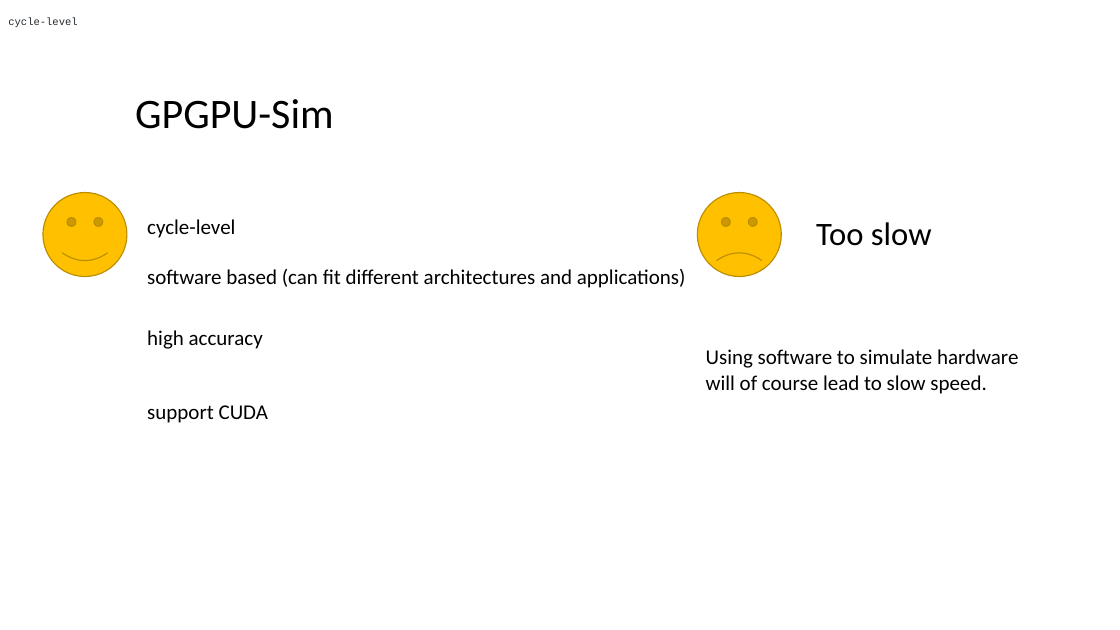
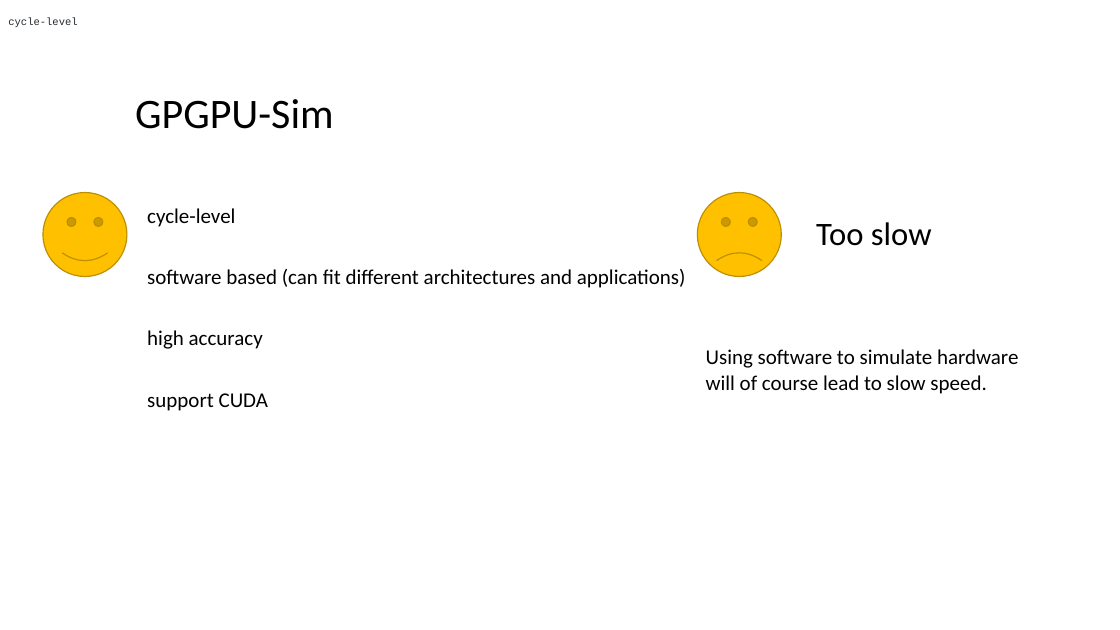
Before and after one commit to shenzongyi1997/GPU_learning, a slide deck: slide 3 of presentation/Shen Zongyi.pptx. Drawn at 1120x630 pixels with LibreOffice and Linux fonts; fonts in the diff are those of the drawing. Boxes give left, top, right and bottom in pixels: in the first picture for what was removed or moved away, otherwise in the second. Text is boxed around its words. In the diff, an @@ line names an element or a change of style, - is before the commit and + after.

```diff
--- a/presentation/Shen Zongyi.pptx
+++ b/presentation/Shen Zongyi.pptx
@@ text "cycle-level": place and size @@
-text "cycle-level" at (147, 219, 235, 238)
+text "cycle-level" at (147, 208, 235, 227)
@@ text "support CUDA": place and size @@
-text "support CUDA" at (147, 405, 268, 423)
+text "support CUDA" at (147, 393, 268, 411)
```
Also in this commit, not shown: 13 other slides changed, 1 slide added.
